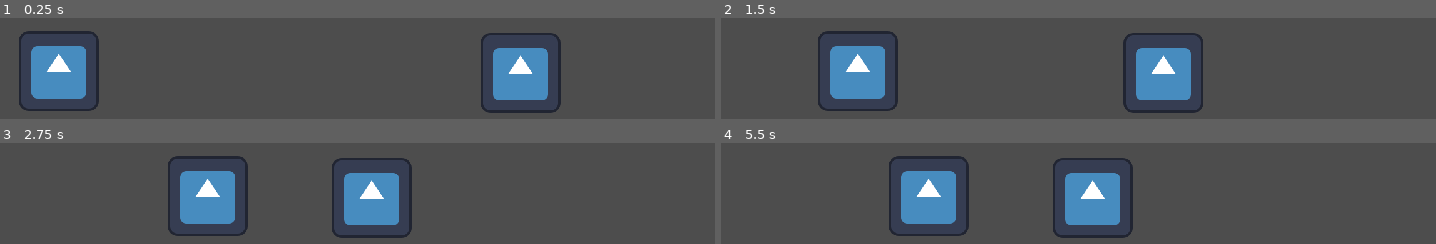
Above: before the commit, frames 1-4 (two rows, left to right).
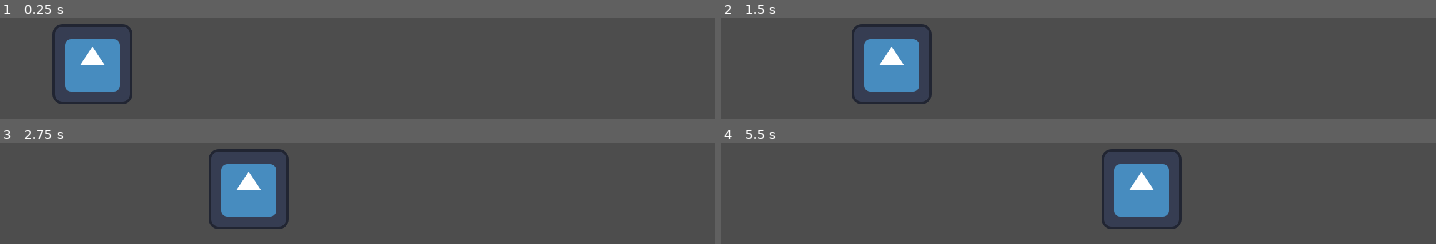
Above: after the commit, the same moments.

Repository: LLocke8/LudumDare55
Game: Godot game, scene res://Entity/Unit/Unit.tscn
Two runs of this game, one before a commit and one after it. Both use one fixed random seed, a clock stepped at 60 frames per second and the inputs below. After the commit the project has no main scene; this scene is started directly in both runs. The engine's default icon, where the game draws it, is replaced by a stand-in: a white triangle on a blue panel in a dark square.
Inputs:
- Up to frame 1 (0.25 s): no input
- Up to frame 2 (1.5 s): no input
- Up to frame 3 (2.75 s): no input
- Up to frame 4 (5.5 s): no input

The runs differ from the first frame. In frame 1, 12% of the frame differs, in the area x 2-79%, y 5-95%; in frame 2, 12%; in frame 3, 13%; in frame 4, 14%, in the area x 23-65%, y 5-95%.

Commit message:
Modificato codice per le Entita

Diff:
--- /dev/null
+++ b/Entity/Entity.gd
@@ -0,0 +1,19 @@
+extends CharacterBody2D
+
+class_name Entity
+
+@export var max_hp : int = 100
+@export var hp : int = 100 :
+	set(nhp) : set_hp(nhp)
+@export var power : int = 20
+
+@export var is_player : bool = 1 #1 = giocatore, 0 = nemico.
+
+
+func set_hp(nhp):
+	hp = nhp
+	#print(nhp)
+	if(hp<=0):
+		queue_free()
+	elif(hp >= 100):
+		pass
--- /dev/null
+++ b/Entity/Entity.tscn
@@ -0,0 +1,26 @@
+[gd_scene load_steps=5 format=3 uid="uid://cpo03khhf3u3x"]
+
+[ext_resource type="Script" path="res://Entity/Entity.gd" id="1_pru5y"]
+[ext_resource type="Texture2D" uid="uid://cric6kp21ux0n" path="res://icon.svg" id="2_xs5rm"]
+
+[sub_resource type="SpriteFrames" id="SpriteFrames_jsn7r"]
+animations = [{
+"frames": [{
+"duration": 1.0,
+"texture": ExtResource("2_xs5rm")
+}],
+"loop": true,
+"name": &"default",
+"speed": 5.0
+}]
+
+[sub_resource type="RectangleShape2D" id="RectangleShape2D_sg4j3"]
+
+[node name="Entity" type="CharacterBody2D" groups=["Entity"]]
+script = ExtResource("1_pru5y")
+
+[node name="AnimatedSprite2D" type="AnimatedSprite2D" parent="."]
+sprite_frames = SubResource("SpriteFrames_jsn7r")
+
+[node name="CollisionShape2D" type="CollisionShape2D" parent="."]
+shape = SubResource("RectangleShape2D_sg4j3")
--- /dev/null
+++ b/Entity/Structure/Structure.gd
@@ -0,0 +1,3 @@
+extends Entity
+
+class_name Structure
--- a/Entity/Structure/Structure.tscn
+++ b/Entity/Structure/Structure.tscn
@@ -1,3 +1,7 @@
-[gd_scene format=3 uid="uid://wci7l3sulnmw"]
+[gd_scene load_steps=3 format=3 uid="uid://dx7fd761jhhkb"]
 
-[node name="Structure" type="Node2D"]
+[ext_resource type="PackedScene" uid="uid://cpo03khhf3u3x" path="res://Entity/Entity.tscn" id="1_8uwr5"]
+[ext_resource type="Script" path="res://Entity/Structure/Structure.gd" id="2_jge8q"]
+
+[node name="Entity" instance=ExtResource("1_8uwr5")]
+script = ExtResource("2_jge8q")
--- /dev/null
+++ b/Entity/Traits/Aggro.gd
@@ -0,0 +1,43 @@
+extends Area2D
+
+@export var area : float = 200 :
+	set(narea) :
+		area = narea
+		$CollisionShape2D.shape.radius = area
+
+var target : Entity
+
+var is_locked : bool = false
+
+func _on_collision_shape_2d_ready():
+	area = area
+
+func _on_body_entered(body):
+	if body is Entity:
+		aggro_Entity(body)
+
+func update_aggro():
+	target = check_aggro()
+	if target:
+		is_locked = true
+	else:
+		is_locked = false
+
+func check_aggro() -> Entity:
+	var bodies = get_overlapping_bodies()
+	if bodies.is_empty():
+		return
+	var distance = 9999
+	var closest_body : Entity
+	for body in bodies:
+		if body is Entity:
+			var ndis = position.distance_to(body)
+			if ndis < distance:
+				distance = ndis
+				closest_body = body
+	return closest_body
+
+func aggro_Entity(Ent : Entity):
+	if Ent.is_player != owner.is_player and !is_locked:
+		target = Ent
+		is_locked = true
--- /dev/null
+++ b/Entity/Traits/Aggro.tscn
@@ -0,0 +1,17 @@
+[gd_scene load_steps=3 format=3 uid="uid://bqugt8ejy5671"]
+
+[ext_resource type="Script" path="res://Entity/Traits/Aggro.gd" id="1_mhte1"]
+
+[sub_resource type="CircleShape2D" id="CircleShape2D_sjibd"]
+radius = 100.0
+
+[node name="Aggro" type="Area2D"]
+position = Vector2(205, 269)
+script = ExtResource("1_mhte1")
+
+[node name="CollisionShape2D" type="CollisionShape2D" parent="."]
+position = Vector2(-1.5, -1)
+shape = SubResource("CircleShape2D_sjibd")
+
+[connection signal="body_entered" from="." to="." method="_on_body_entered"]
+[connection signal="ready" from="CollisionShape2D" to="." method="_on_collision_shape_2d_ready"]
--- a/Entity/Unit/Character.gd
+++ /dev/null
@@ -1,48 +0,0 @@
-extends CharacterBody2D
-
-signal sign_attack
-var speed = 100
-var wait = 2.0
-var hp = 100
-var power = 20
-var canMove = true
-var canAttack = true
-
-func _physics_process(delta):
-	if canMove:
-		var movement = straight_movement(delta, speed)
-		if movement != Vector2.ZERO:
-			$RayCast2D.target_position = movement * 70
-			$Hurtbox.position = $RayCast2D.target_position * 1.15
-
-func straight_movement(delta, speed: int):
-	var velocity = Vector2()
-	velocity.x += 1
-	var movement = velocity.normalized() * delta * speed
-	move_and_collide(movement)
-	return movement
-
-func get_direction():
-	var direction = $RayCast2D.target_position
-	if direction.x > 0:
-		return "right"
-	if direction.x < 0:
-		return "left"
-	if direction.y > 0:
-		return "down"
-	if direction.y < 0:
-		return "up"
-
-
-func attack(body):
-	var healt = body.hp
-	while(healt >=0):
-		await get_tree().create_timer(wait).timeout
-		emit_signal("sign_attack",power)
-
-
-
-func _on_hurtbox_body_entered(body):
-	if body.name in "Enemy" :
-		canMove = false
-		attack(body)
--- a/Entity/Unit/Enemy.gd
+++ /dev/null
@@ -1,43 +0,0 @@
-extends CharacterBody2D
-
-var speed = 100
-var hp = 100
-var power = 20
-var canMove = true
-
-func _physics_process(delta):
-	if canMove:
-		var movement = straight_movement(delta, speed)
-		if movement != Vector2.ZERO:
-			$RayCast2D.target_position = movement * 70
-			$Hurtbox.position = $RayCast2D.target_position *1.15
-
-func straight_movement(delta, speed: int):
-	var velocity = Vector2()
-	velocity.x -= 1
-	var movement = velocity.normalized() * delta * speed
-	move_and_collide(movement)
-	return movement
-
-func get_direction():
-	var direction = $RayCast2D.target_position
-	if direction.x > 0:
-		return "right"
-	if direction.x < 0:
-		return "left"
-	if direction.y > 0:
-		return "down"
-	if direction.y < 0:
-		return "up"
-
-func _on_hurtbox_body_entered(body):
-	print(body.name)
-	if body.name in "Character":
-		canMove = false
-
-
-func _on_character_sign_attack(power : float):
-	hp-=power
-	print(power, hp)
-	if(hp<=0):
-		queue_free()
--- /dev/null
+++ b/Entity/Unit/Unit.gd
@@ -0,0 +1,37 @@
+extends Entity
+
+class_name Unit
+
+@export var speed : int = 100
+@export var base_dir : Vector2
+@export var dir : Vector2
+
+func _ready():
+	if is_player:
+		base_dir = Vector2(1,0)
+	else:
+		base_dir = Vector2(-1,0)
+	dir = base_dir
+
+func _physics_process(delta):
+	var movement = move(delta,dir)
+
+func move(delta, direction : Vector2):
+	var movement = direction * delta * speed
+	move_and_collide(movement)
+
+#func _on_hurtbox_body_entered(body):
+	#print(body.name)
+	#if body.name in "Character":
+		#pass
+
+#func get_direction():
+	#var direction = $RayCast2D.target_position
+	#if direction.x > 0:
+		#return "right"
+	#if direction.x < 0:
+		#return "left"
+	#if direction.y > 0:
+		#return "down"
+	#if direction.y < 0:
+		#return "up"
--- a/Entity/Unit/Unit.tscn
+++ b/Entity/Unit/Unit.tscn
@@ -1,8 +1,8 @@
-[gd_scene load_steps=7 format=3 uid="uid://cck3xiidx2vye"]
+[gd_scene load_steps=6 format=3 uid="uid://dp282v0vopkeu"]
 
-[ext_resource type="Script" path="res://Entity/Unit/Character.gd" id="1_rvie2"]
 [ext_resource type="Texture2D" uid="uid://cric6kp21ux0n" path="res://icon.svg" id="2_bkth5"]
-[ext_resource type="Script" path="res://Entity/Unit/Enemy.gd" id="3_a3fgp"]
+[ext_resource type="Script" path="res://Entity/Unit/Unit.gd" id="3_a3fgp"]
+[ext_resource type="PackedScene" uid="uid://bqugt8ejy5671" path="res://Entity/Traits/Aggro.tscn" id="3_voqnu"]
 
 [sub_resource type="SpriteFrames" id="SpriteFrames_j5eei"]
 animations = [{
@@ -18,53 +18,23 @@
 [sub_resource type="RectangleShape2D" id="RectangleShape2D_jtjgt"]
 size = Vector2(131, 128)
 
-[sub_resource type="RectangleShape2D" id="RectangleShape2D_i6v8s"]
-size = Vector2(129, 130)
+[node name="Unit" type="CharacterBody2D"]
+position = Vector2(54, -11)
+script = ExtResource("3_a3fgp")
+speed = null
+base_dir = null
+dir = null
+max_hp = null
+hp = null
+power = null
+is_player = null
 
-[node name="Unit" type="Node2D"]
-
-[node name="Character" type="CharacterBody2D" parent="."]
+[node name="AnimatedSprite2D" type="AnimatedSprite2D" parent="."]
 position = Vector2(205, 269)
-script = ExtResource("1_rvie2")
-metadata/_edit_group_ = true
-
-[node name="AnimatedSprite2D" type="AnimatedSprite2D" parent="Character"]
 sprite_frames = SubResource("SpriteFrames_j5eei")
 
-[node name="CollisionShape2D" type="CollisionShape2D" parent="Character"]
-position = Vector2(-1.5, -1)
+[node name="CollisionShape2D" type="CollisionShape2D" parent="."]
+position = Vector2(203.5, 268)
 shape = SubResource("RectangleShape2D_jtjgt")
 
-[node name="RayCast2D" type="RayCast2D" parent="Character"]
-target_position = Vector2(0, 120)
-
-[node name="Hurtbox" type="Area2D" parent="Character"]
-
-[node name="CollisionShape2D" type="CollisionShape2D" parent="Character/Hurtbox"]
-position = Vector2(-1.5, -1)
-shape = SubResource("RectangleShape2D_i6v8s")
-
-[node name="Enemy" type="CharacterBody2D" parent="."]
-position = Vector2(994, 272)
-script = ExtResource("3_a3fgp")
-metadata/_edit_group_ = true
-
-[node name="AnimatedSprite2D" type="AnimatedSprite2D" parent="Enemy"]
-sprite_frames = SubResource("SpriteFrames_j5eei")
-
-[node name="CollisionShape2D" type="CollisionShape2D" parent="Enemy"]
-position = Vector2(-1.5, -1)
-shape = SubResource("RectangleShape2D_jtjgt")
-
-[node name="RayCast2D" type="RayCast2D" parent="Enemy"]
-target_position = Vector2(0, 120)
-
-[node name="Hurtbox" type="Area2D" parent="Enemy"]
-
-[node name="CollisionShape2D" type="CollisionShape2D" parent="Enemy/Hurtbox"]
-position = Vector2(-1.5, -1)
-shape = SubResource("RectangleShape2D_i6v8s")
-
-[connection signal="sign_attack" from="Character" to="Enemy" method="_on_character_sign_attack"]
-[connection signal="body_entered" from="Character/Hurtbox" to="Character" method="_on_hurtbox_body_entered"]
-[connection signal="body_entered" from="Enemy/Hurtbox" to="Enemy" method="_on_hurtbox_body_entered"]
+[node name="Aggro" parent="." instance=ExtResource("3_voqnu")]
--- /dev/null
+++ b/Test.tscn
@@ -0,0 +1,12 @@
+[gd_scene load_steps=2 format=3 uid="uid://cwra2p7xauv73"]
+
+[ext_resource type="PackedScene" uid="uid://dp282v0vopkeu" path="res://Entity/Unit/Unit.tscn" id="2_xnt64"]
+
+[node name="Test" type="Node2D"]
+
+[node name="Unit" parent="." instance=ExtResource("2_xnt64")]
+position = Vector2(113, -67)
+
+[node name="Unit2" parent="." instance=ExtResource("2_xnt64")]
+position = Vector2(680, 161)
+is_player = false
--- /dev/null
+++ b/enemy_test.tscn
@@ -0,0 +1,44 @@
+[gd_scene load_steps=6 format=3 uid="uid://bhte112sr7b1l"]
+
+[ext_resource type="Script" path="res://Entity/Unit/Unit.gd" id="1_a47lg"]
+[ext_resource type="Texture2D" uid="uid://cric6kp21ux0n" path="res://icon.svg" id="2_7ru5e"]
+
+[sub_resource type="SpriteFrames" id="SpriteFrames_j5eei"]
+animations = [{
+"frames": [{
+"duration": 1.0,
+"texture": ExtResource("2_7ru5e")
+}],
+"loop": true,
+"name": &"default",
+"speed": 5.0
+}]
+
+[sub_resource type="RectangleShape2D" id="RectangleShape2D_jtjgt"]
+size = Vector2(131, 128)
+
+[sub_resource type="RectangleShape2D" id="RectangleShape2D_i6v8s"]
+size = Vector2(129, 130)
+
+[node name="Enemy" type="CharacterBody2D"]
+position = Vector2(966, 265)
+script = ExtResource("1_a47lg")
+metadata/_edit_group_ = true
+
+[node name="AnimatedSprite2D" type="AnimatedSprite2D" parent="."]
+sprite_frames = SubResource("SpriteFrames_j5eei")
+
+[node name="CollisionShape2D" type="CollisionShape2D" parent="."]
+position = Vector2(-1.5, -1)
+shape = SubResource("RectangleShape2D_jtjgt")
+
+[node name="RayCast2D" type="RayCast2D" parent="."]
+target_position = Vector2(0, 120)
+
+[node name="Hurtbox" type="Area2D" parent="."]
+
+[node name="CollisionShape2D" type="CollisionShape2D" parent="Hurtbox"]
+position = Vector2(-1.5, -1)
+shape = SubResource("RectangleShape2D_i6v8s")
+
+[connection signal="body_entered" from="Hurtbox" to="." method="_on_hurtbox_body_entered"]
--- a/project.godot
+++ b/project.godot
@@ -13,9 +13,12 @@
 config/name="LudumDare55"
 config/description="Entry for the Ludum Dare 55 game contest. "
 config/version="v0.0.1"
-run/main_scene="res://Entity/Unit/Unit.tscn"
 config/features=PackedStringArray("4.2", "GL Compatibility")
 config/icon="res://icon.svg"
+
+[audio]
+
+buses/default_bus_layout="res://bus_layout/default_bus_layout.tres"
 
 [display]
 
